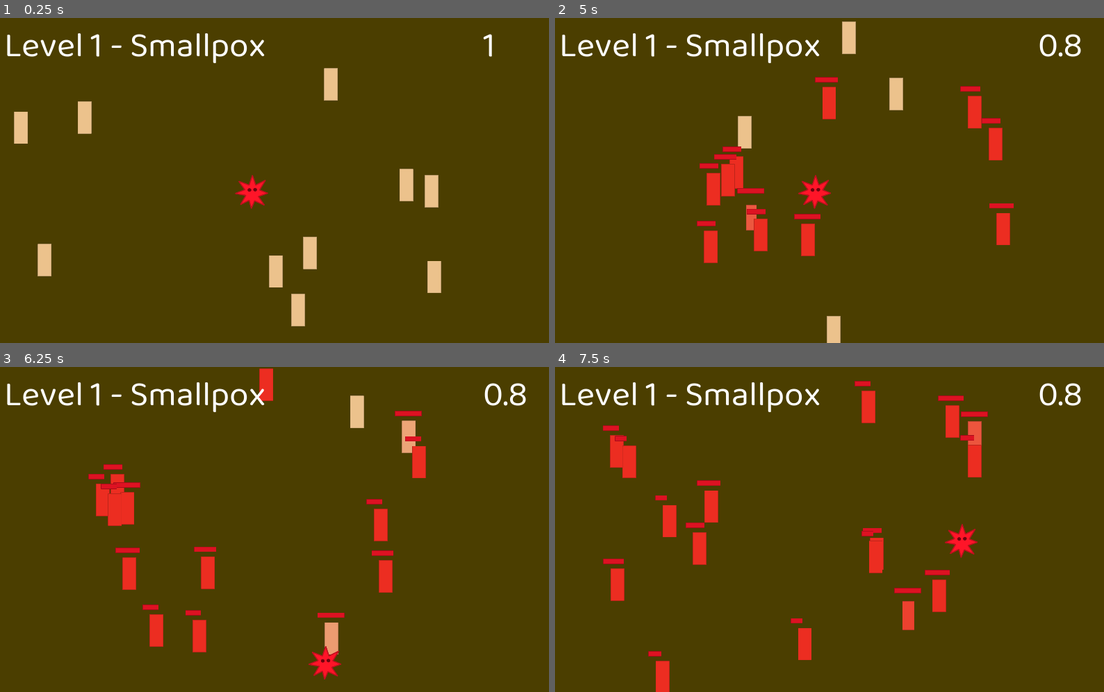
Above: before the commit, frames 1-4 (two rows, left to right).
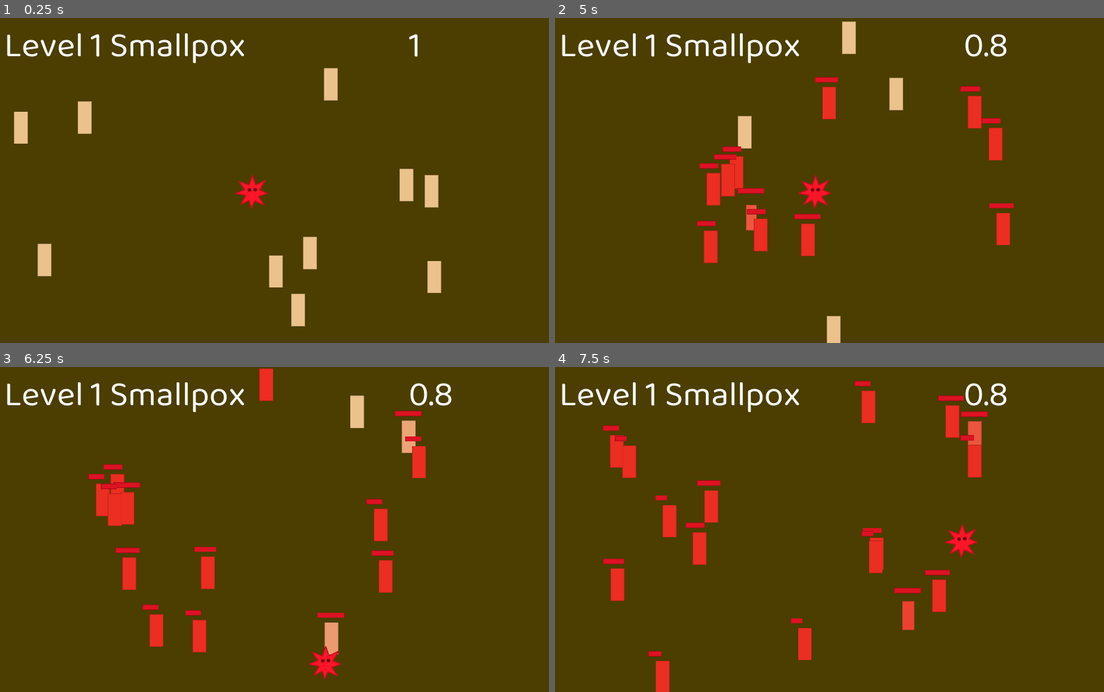
Above: after the commit, the same moments.

Repository: mariothedog/Epidemic-Simulator
Game: Godot game, scene res://Levels/Level.tscn
Two runs of this game, one before a commit and one after it. Both use one fixed random seed, a clock stepped at 60 frames per second and the inputs below. Before the commit the project starts from res://Levels/Level 1.tscn.
Inputs:
- Up to frame 1 (0.25 s): no input
- Up to frame 2 (5 s): hold D (move_right) 0.53-1.28 s; tap Space (infect) every 0.75 s from 0.6 to 4.35 s; hold S (move_down) 1.28-2.03 s; hold D (move_right) 2.03-2.78 s; hold W (move_up) 2.78-3.53 s; hold A (move_left) from 3.53 s (still down)
- Up to frame 3 (6.25 s): release A (move_left) at 5.03 s; hold S (move_down) 5.03-5.78 s; tap Space (infect) at 5.1, 5.85 s; hold D (move_right) from 5.78 s (still down)
- Up to frame 4 (7.5 s): release D (move_right) at 6.53 s; hold W (move_up) 6.53-7.28 s; tap Space (infect) at 6.6, 7.35 s; hold D (move_right) from 7.28 s (still down)

The runs differ from the first frame. In frame 1, 1.0% of the frame differs, in the area x 20-90%, y 4-14%; in frame 2, 1.3%, in the area x 20-96%, y 4-14%; in frame 3, 1.3%; in frame 4, 1.3%.

Commit message:
Added levels.

Diff:
--- a/Levels/Humans.gd
+++ b/Levels/Humans.gd
@@ -24,3 +24,7 @@
 		human.call_deferred("infect", true)
 	else:
 		human.call_deferred("play_spawn_anim")
+
+func _process(_delta):
+	if get_child_count() == 0:
+		global.go_to_next_level()
--- a/Levels/Level 1.tscn
+++ b/Levels/Level.tscn
@@ -1,9 +1,9 @@
 [gd_scene load_steps=7 format=2]
 
-[ext_resource path="res://Player/Player.tscn" type="PackedScene" id=1]
-[ext_resource path="res://Levels/Level.gd" type="Script" id=3]
-[ext_resource path="res://Levels/Humans.gd" type="Script" id=4]
-[ext_resource path="res://UI/HUD.tscn" type="PackedScene" id=5]
+[ext_resource path="res://Levels/Humans.gd" type="Script" id=1]
+[ext_resource path="res://Levels/Level.gd" type="Script" id=2]
+[ext_resource path="res://UI/HUD.tscn" type="PackedScene" id=3]
+[ext_resource path="res://Player/Player.tscn" type="PackedScene" id=4]
 
 [sub_resource type="RectangleShape2D" id=1]
 extents = Vector2( 512, 10 )
@@ -11,8 +11,8 @@
 [sub_resource type="RectangleShape2D" id=2]
 extents = Vector2( 10, 312 )
 
-[node name="Level 1" type="Node2D"]
-script = ExtResource( 3 )
+[node name="Level" type="Node2D"]
+script = ExtResource( 2 )
 
 [node name="ColorRect" type="ColorRect" parent="."]
 margin_right = 1024.0
--- a/UI/HUD.gd
+++ b/UI/HUD.gd
@@ -2,3 +2,5 @@
 
 func _process(_delta):
 	$"MarginContainer/HBoxContainer/Spread Chance".text = str(stepify(global.virus_spread_chance, 0.01))
+
+	$"MarginContainer/HBoxContainer/Level Name".text = "Level %s %s" % [global.current_level, global.epidemic_names[global.current_level-1]]
--- a/UI/HUD.tscn
+++ b/UI/HUD.tscn
@@ -22,7 +22,7 @@
 [node name="HBoxContainer" type="HBoxContainer" parent="MarginContainer"]
 margin_right = 1020.0
 margin_bottom = 109.0
-custom_constants/separation = 400
+custom_constants/separation = 300
 
 [node name="Level Name" type="Label" parent="MarginContainer/HBoxContainer"]
 margin_right = 483.0
@@ -31,8 +31,8 @@
 text = "Level 1 - Smallpox"
 
 [node name="Spread Chance" type="Label" parent="MarginContainer/HBoxContainer"]
-margin_left = 883.0
-margin_right = 906.0
+margin_left = 783.0
+margin_right = 806.0
 margin_bottom = 109.0
 custom_fonts/font = SubResource( 1 )
 text = "1"
--- a/global.gd
+++ b/global.gd
@@ -1,5 +1,80 @@
 extends Node
+
+var current_level = 1
 
 var virus_damage = 10
 var virus_spread_chance = 1
 var virus_spread_resistance = 0.2 # Percentage of virus_spread_chance reduced.
+
+var epidemic_names = [
+	"Smallpox",
+	"Spanish Flu",
+	"Bubonic Plague",
+	"HIV",
+	"COVID-19",
+	"Malaria",
+	"Cholera",
+	"Ebola",
+	"Dengue",
+	"Zika Virus"
+]
+
+var epidemic_initial_spread = [
+	1,
+	0.9,
+	0.8,
+	0.6,
+	0.6,
+	0.5,
+	0.4,
+	0.4,
+	0.3,
+	0.3
+]
+
+var epidemic_spread_resistance = [
+	0.2,
+	0.3,
+	0.4,
+	0.4,
+	0.4,
+	0.4,
+	0.5,
+	0.5,
+	0.6,
+	0.7
+]
+
+var epidemic_movement_speed = [
+	300,
+	300,
+	300,
+	250,
+	250,
+	200,
+	150,
+	150,
+	150,
+	150
+]
+
+var epidemic_damage = [
+	10,
+	15,
+	30,
+	20,
+	20,
+	30,
+	40,
+	60,
+	70,
+	80
+]
+
+func go_to_next_level():
+	current_level += 1
+	virus_damage = epidemic_damage[current_level-1]
+	virus_spread_chance = epidemic_initial_spread[current_level-1]
+	virus_spread_resistance = epidemic_spread_resistance[current_level-1]
+	if get_tree().reload_current_scene() != OK:
+		print_debug("An error occured while reloading the current scene.")
--- a/project.godot
+++ b/project.godot
@@ -16,7 +16,7 @@
 [application]
 
 config/name="Epidemic Simulator"
-run/main_scene="res://Levels/Level 1.tscn"
+run/main_scene="res://Levels/Level.tscn"
 config/icon="res://icon.png"
 
 [autoload]
Not shown: 2 places in Levels/Level.tscn that only renumber resources
